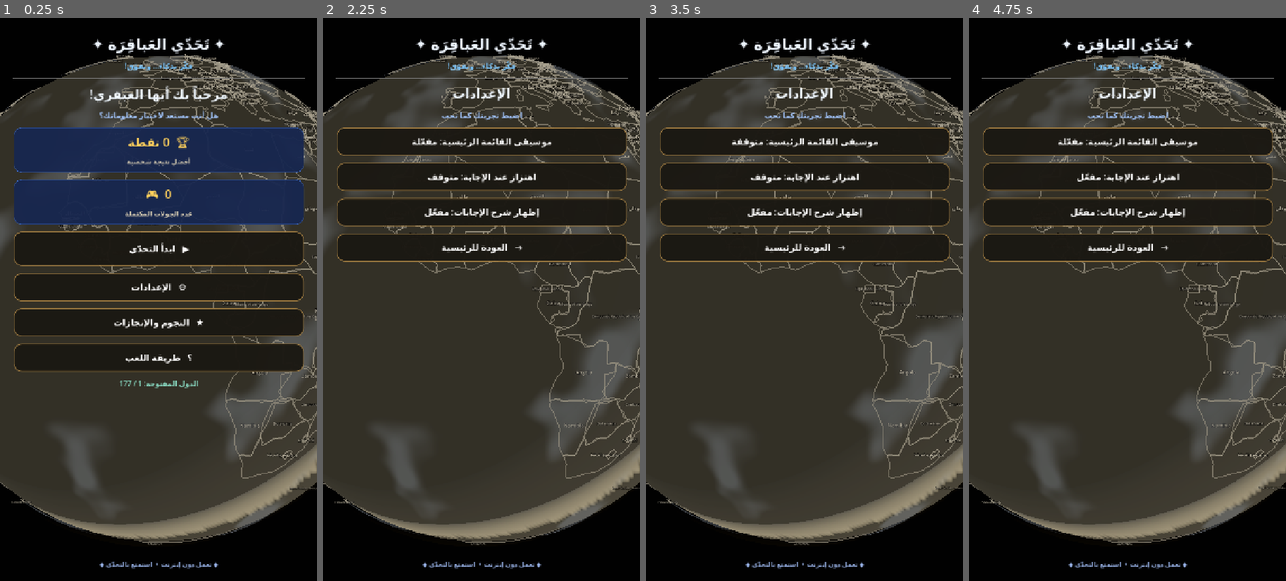
Above: before the commit, frames 1-4 (left to right).
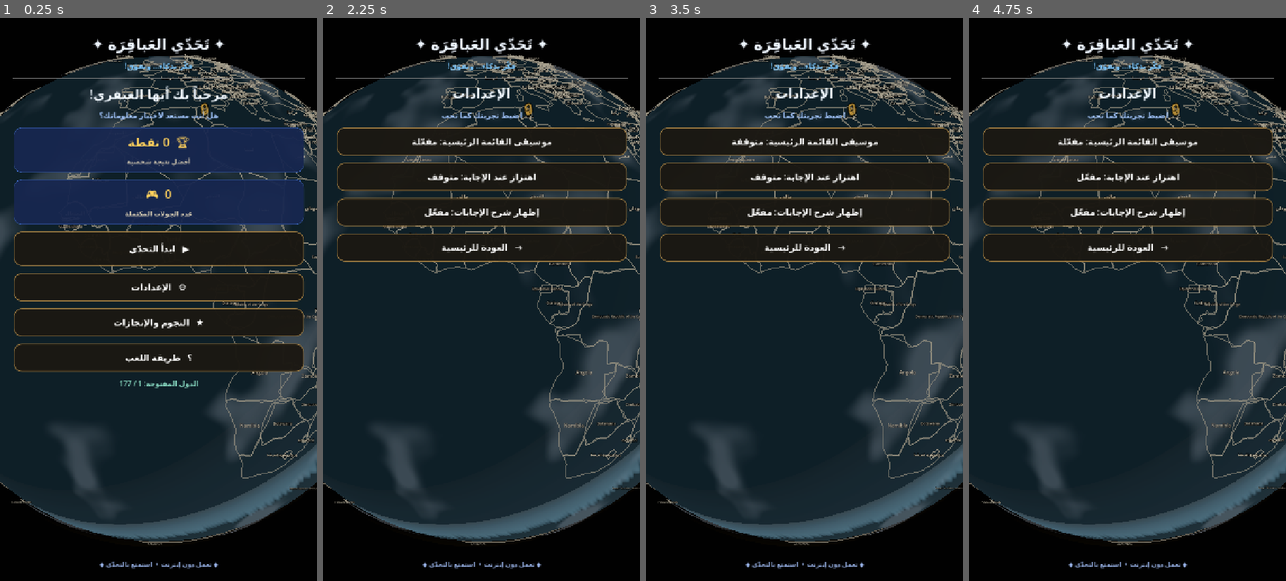
Above: after the commit, the same moments.

Repository: mahdialloui01-art/challenge-
Game: Godot game, scene res://scenes/main.tscn
Same seed, same stepped clock (60 frames per second), same inputs: the game is played once before the commit and once after it.
Inputs:
- Up to frame 1 (0.25 s): no input
- Up to frame 2 (2.25 s): click "▶ ابدأ التحدّي" at 0.5 s; click "⌂ الرئيسية" at 1.25 s; click "⚙ الإعدادات" at 2 s
- Up to frame 3 (3.5 s): click "موسيقى القائمة الرئيسية: مفعّ…" at 2.75 s
- Up to frame 4 (4.75 s): click "موسيقى القائمة الرئيسية: متوق…" at 3.5 s; click "اهتزاز عند الإجابة: متوقف" at 4.25 s

The runs differ from the first frame. In frame 1, 40% of the frame differs, in the area x 0-100%, y 6-93%; in frame 2, 55%; in frame 3, 55%; in frame 4, 55%.

Commit message:
Improve realistic ocean colors and show prominent lock on next locked country

Diff:
--- a/scripts/world_globe.gd
+++ b/scripts/world_globe.gd
@@ -34,6 +34,7 @@
 var cloud_layer: MeshInstance3D
 var country_labels: Array[Label3D] = []
 var city_labels: Array[Label3D] = []
+var country_lock_labels: Array[Label3D] = []
 const DETAIL_LON_MIN := -9.0
 const DETAIL_LON_MAX := 16.0
 const DETAIL_LAT_MIN := 18.0
@@ -68,16 +69,38 @@
 func _build_globe() -> void:
     globe_mesh = MeshInstance3D.new()
     globe_mesh.mesh = _create_earth_mesh(192, 96)
-    var ocean := StandardMaterial3D.new()
-    ocean.albedo_color = Color.WHITE
-    ocean.metallic = 0.0
-    ocean.roughness = 0.92
-    ocean.cull_mode = BaseMaterial3D.CULL_DISABLED
-    ocean.texture_filter = BaseMaterial3D.TEXTURE_FILTER_LINEAR_WITH_MIPMAPS
+    var ocean: Material
     if ResourceLoader.exists("res://assets/earth_surface.jpg"):
-        ocean.albedo_texture = load("res://assets/earth_surface.jpg")
+        var earth_texture := load("res://assets/earth_surface.jpg") as Texture2D
+        var earth_shader := Shader.new()
+        earth_shader.code = """shader_type spatial;
+render_mode cull_disabled;
+uniform sampler2D earth_texture : source_color, filter_linear_mipmap;
+void fragment() {
+    vec3 source = texture(earth_texture, UV).rgb;
+    // Preserve the satellite land detail while giving oceans a natural deep-blue
+    // colour with lighter coastal water; white clouds and polar ice stay untouched.
+    float blue_score = source.b - max(source.r, source.g) * 0.82;
+    float ocean_mask = smoothstep(0.025, 0.105, blue_score);
+    float depth_tone = clamp((source.b - source.r) * 1.8 + 0.22, 0.0, 1.0);
+    vec3 deep_sea = vec3(0.012, 0.075, 0.145);
+    vec3 open_water = vec3(0.025, 0.205, 0.305);
+    vec3 sea_colour = mix(deep_sea, open_water, depth_tone);
+    vec3 natural_land = source * vec3(1.02, 1.00, 0.94);
+    ALBEDO = mix(natural_land, sea_colour, ocean_mask);
+    ROUGHNESS = 0.94;
+}
+"""
+        var earth_material := ShaderMaterial.new()
+        earth_material.shader = earth_shader
+        earth_material.set_shader_parameter("earth_texture", earth_texture)
+        ocean = earth_material
     else:
-        ocean.albedo_color = Color("#8a8069")
+        var fallback_ocean := StandardMaterial3D.new()
+        fallback_ocean.albedo_color = Color("#31566a")
+        fallback_ocean.roughness = 0.94
+        fallback_ocean.cull_mode = BaseMaterial3D.CULL_DISABLED
+        ocean = fallback_ocean
     globe_mesh.material_override = ocean
     add_child(globe_mesh)
     _build_north_africa_detail_patch()
@@ -99,6 +122,7 @@
     _append_remaining_countries()
     _build_country_borders()
     _create_country_labels()
+    _create_country_lock_labels()
 
     var light := OmniLight3D.new()
     light.position = Vector3(-4.0, 4.0, 6.0)
@@ -327,6 +351,35 @@
         best_area = area
         best_anchor = [candidate_lon, candidate_lat]
     return best_anchor
+
+func _create_country_lock_labels() -> void:
+    # A prominent lock is anchored to the next locked destination on the globe.
+    # Labels for every route country are prepared once; only the next locked one
+    # is shown at a time to avoid cluttering the planet.
+    for code in country_route:
+        if not features_by_code.has(code):
+            continue
+        var feature: Dictionary = features_by_code[code]
+        var anchor := _get_country_label_anchor(feature.get("g", []))
+        if anchor.size() < 2:
+            continue
+        var lock_label := Label3D.new()
+        lock_label.name = "CountryLock_" + code
+        lock_label.text = "🔒"
+        lock_label.font_size = 34
+        lock_label.pixel_size = 0.0038
+        lock_label.billboard = BaseMaterial3D.BILLBOARD_ENABLED
+        lock_label.no_depth_test = true
+        lock_label.shaded = false
+        lock_label.modulate = Color(1.0, 0.78, 0.30, 1.0)
+        lock_label.outline_size = 8
+        lock_label.outline_modulate = Color(0.025, 0.020, 0.012, 1.0)
+        lock_label.position = _geo_to_sphere(float(anchor[0]), float(anchor[1]), GLOBE_RADIUS * 1.032)
+        lock_label.horizontal_alignment = HORIZONTAL_ALIGNMENT_CENTER
+        lock_label.vertical_alignment = VERTICAL_ALIGNMENT_CENTER
+        lock_label.set_meta("route_index", country_route.find(code))
+        add_child(lock_label)
+        country_lock_labels.append(lock_label)
 
 func _create_city_labels() -> void:
     # Accurate geographic anchors for the first playable region; labels appear only at close zoom.
@@ -404,6 +457,12 @@
         var tier := int(label.get_meta("zoom_tier", 2))
         var tier_visible := zoom_distance <= 5.45 or (tier == 1 and zoom_distance <= 6.15)
         label.visible = tier_visible and normal.dot(camera_local.normalized()) > 0.18
+    for lock_label in country_lock_labels:
+        if not is_instance_valid(lock_label):
+            continue
+        var route_index := int(lock_label.get_meta("route_index", -1))
+        var normal := lock_label.position.normalized()
+        lock_label.visible = route_index == unlocked_index + 1 and normal.dot(camera_local.normalized()) > 0.12
 
 func _create_earth_mesh(longitude_segments: int, latitude_segments: int, radius: float = GLOBE_RADIUS) -> ArrayMesh:
     var vertices := PackedVector3Array()
